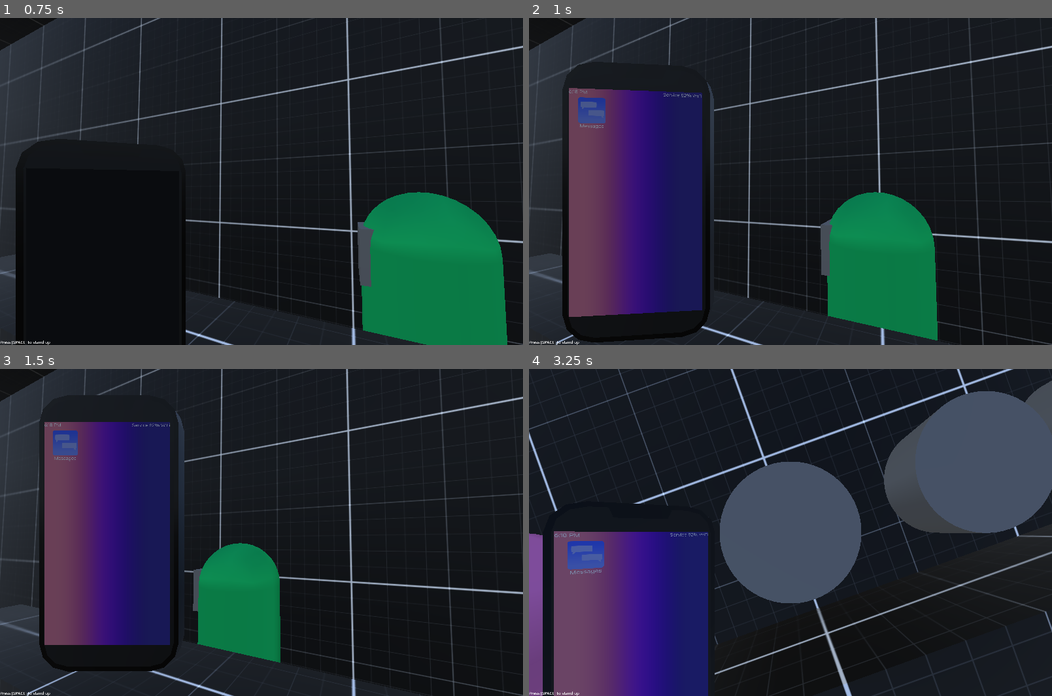
Above: before the commit, frames 1-4 (two rows, left to right).
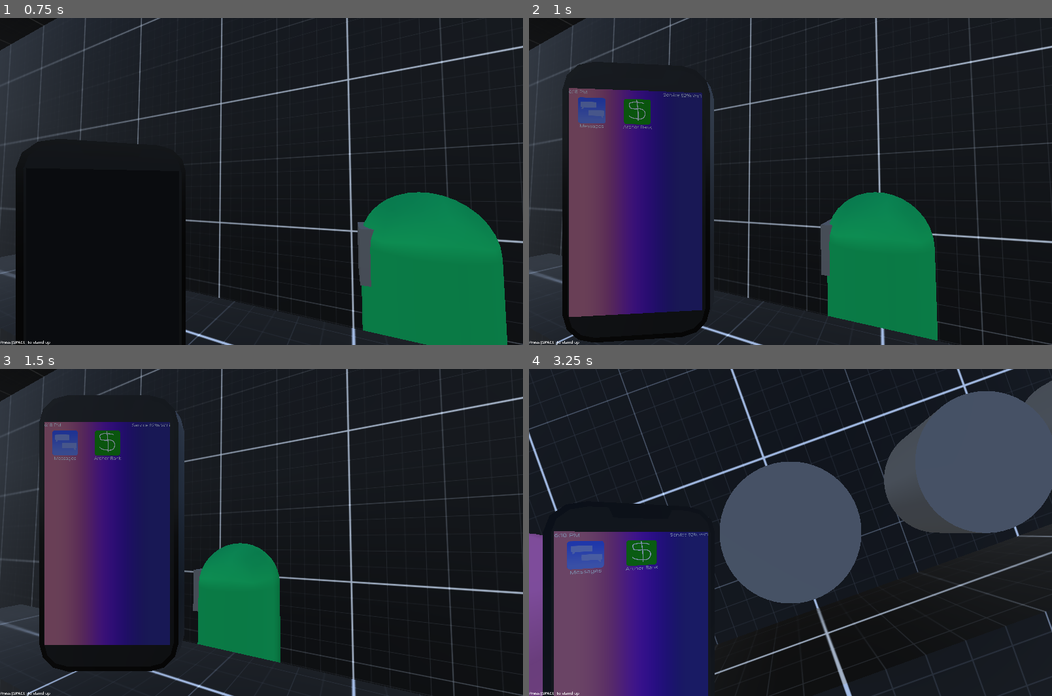
Above: after the commit, the same moments.

Repository: LucasMc17/One-Man-s-Trash
Game: Godot game, scene res://levels/level_01/root.tscn
The game is run twice, just before and just after one commit, with the same random seed, the same clock (stepped at 60 frames per second) and the same inputs. A sky picture missing from this copy of the repository is replaced by a grey-blue gradient.
Inputs (mouse positions are in pixels of both pictures, inside the frame that each line leads up to):
- Up to frame 1 (0.75 s): tap Space (space) at 0.5 s; move the mouse to (287, 181) at 0.52 s; hold W (move_forward) from 0.53 s (still down); hold Tab (phone) from 0.53 s (still down); click (287, 181) at 0.67 s
- Up to frame 2 (1 s): keep holding W (move_forward); keep holding Tab (phone)
- Up to frame 3 (1.5 s): release W (move_forward) at 1.25 s; release Tab (phone) at 1.25 s; tap Space (space) at 1.25 s; drag from (156, 548) to (235, 597) at 1.27 s
- Up to frame 4 (3.25 s): tap Space (space) at 2, 2.75, 2.85 s; move the mouse to (842, 460) at 2.02 s; hold D (move_right) 2.03-2.78 s; hold Tab (phone) 2.03-2.78 s; move the mouse to (785, 539) at 2.77 s; hold W (move_forward) from 2.78 s (still down); click (785, 539) at 2.92 s; tap Tab (phone) at 3.05 s

Frame 1 is identical in both runs. In frame 2, 0.4% of the frame differs, in the area x 9-24%, y 24-34%; in frame 3, 0.4%; in frame 4, 0.5%, in the area x 7-25%, y 52-63%.

Commit message:
new bartender talk tree and new phone state

Diff:
--- /dev/null
+++ b/assets/resources/talk_trees/bartender_chats/bartender_order.tres
@@ -0,0 +1,43 @@
+[gd_resource type="Resource" script_class="TalkTree" load_steps=5 format=3 uid="uid://bss4ohvgq7bp8"]
+
+[ext_resource type="Script" uid="uid://bymb602613n3g" path="res://assets/resources/talk_trees/talk_tree.gd" id="1_lchoe"]
+
+[sub_resource type="Resource" id="Resource_lchoe"]
+script = ExtResource("1_lchoe")
+PROMPT = "Can I get an old fashioned please?"
+DIALOGUE = "You got it."
+PLAYER_OPTIONS = Array[ExtResource("1_lchoe")]([])
+EXIT_OPTION = "Thanks."
+CAMERA_ID = &""
+BEHAVIOR_FLAG = "OldFashioned"
+metadata/_custom_type_script = "uid://bymb602613n3g"
+
+[sub_resource type="Resource" id="Resource_c3xp3"]
+script = ExtResource("1_lchoe")
+PROMPT = "Could I have the IPA?"
+DIALOGUE = "You got it."
+PLAYER_OPTIONS = Array[ExtResource("1_lchoe")]([])
+EXIT_OPTION = "Thanks."
+CAMERA_ID = &""
+BEHAVIOR_FLAG = "IPA"
+metadata/_custom_type_script = "uid://bymb602613n3g"
+
+[sub_resource type="Resource" id="Resource_csfnt"]
+script = ExtResource("1_lchoe")
+PROMPT = "Just give me a shot of tequila please."
+DIALOGUE = "You got it."
+PLAYER_OPTIONS = Array[ExtResource("1_lchoe")]([])
+EXIT_OPTION = "Thanks."
+CAMERA_ID = &""
+BEHAVIOR_FLAG = "TequilaShot"
+metadata/_custom_type_script = "uid://bymb602613n3g"
+
+[resource]
+script = ExtResource("1_lchoe")
+PROMPT = ""
+DIALOGUE = "What can I get you?"
+PLAYER_OPTIONS = Array[ExtResource("1_lchoe")]([SubResource("Resource_lchoe"), SubResource("Resource_c3xp3"), SubResource("Resource_csfnt")])
+EXIT_OPTION = "Actually, I'm ok for the moment."
+CAMERA_ID = &""
+BEHAVIOR_FLAG = ""
+metadata/_custom_type_script = "uid://bymb602613n3g"
--- a/assets/resources/talk_trees/debug_talk_tree.tres
+++ b/assets/resources/talk_trees/debug_talk_tree.tres
@@ -8,6 +8,7 @@
 DIALOGUE = "Ok, jeez..."
 PLAYER_OPTIONS = Array[ExtResource("1_x68lm")]([])
 EXIT_OPTION = "Bye"
+CAMERA_ID = &""
 metadata/_custom_type_script = "uid://bymb602613n3g"
 
 [sub_resource type="Resource" id="Resource_x68lm"]
@@ -16,6 +17,7 @@
 DIALOGUE = "Hello!"
 PLAYER_OPTIONS = Array[ExtResource("1_x68lm")]([])
 EXIT_OPTION = "Bye"
+CAMERA_ID = &""
 metadata/_custom_type_script = "uid://bymb602613n3g"
 
 [resource]
@@ -24,3 +26,4 @@
 DIALOGUE = "Hello, this is dialogue"
 PLAYER_OPTIONS = Array[ExtResource("1_x68lm")]([SubResource("Resource_jr27n"), SubResource("Resource_x68lm")])
 EXIT_OPTION = "Bye"
+CAMERA_ID = &""
--- a/assets/resources/talk_trees/talk_tree.gd
+++ b/assets/resources/talk_trees/talk_tree.gd
@@ -1,7 +1,13 @@
 class_name TalkTree extends Resource
 
+@export_category('Dialog')
 @export_multiline var PROMPT : String
 @export_multiline var DIALOGUE : String
 @export var PLAYER_OPTIONS : Array[TalkTree]
 @export var EXIT_OPTION : String
+
+@export_category('Special Behavior')
+## The unique Name property of the camera to be used for this dialogue line. Will revert to player's POV on next line if it has no unique camera
 @export var CAMERA_ID : StringName
+## A string representing a special flag to be passed into the dialog selected global event to trigger special effects in the global scope
+@export var BEHAVIOR_FLAG : String
--- a/globals/events.gd
+++ b/globals/events.gd
@@ -13,6 +13,9 @@
 ## Signal fired when a player enters conversation with an NPC
 signal conversation_begun(npc : NPC)
 
+## Signal fired when a player selects a dialog option while in conversation with an NPC
+signal dialog_chosen(npc : NPC, behavior_flag : String)
+
 ## Signal fired when a player's conversation is ended
 signal conversation_ended(npc : NPC)
 
--- a/scenes/characters/npcs/bartender/bartender.tscn
+++ b/scenes/characters/npcs/bartender/bartender.tscn
@@ -1,7 +1,7 @@
 [gd_scene load_steps=10 format=3 uid="uid://bctvs0pbevh86"]
 
 [ext_resource type="PackedScene" uid="uid://buguuxwjtfcow" path="res://scenes/characters/npcs/base_npc.tscn" id="1_e6hot"]
-[ext_resource type="Resource" uid="uid://dhok5l5olgn2y" path="res://assets/resources/talk_trees/debug_talk_tree.tres" id="6_d1v5y"]
+[ext_resource type="Resource" uid="uid://bss4ohvgq7bp8" path="res://assets/resources/talk_trees/bartender_chats/bartender_order.tres" id="2_a0avn"]
 [ext_resource type="Script" uid="uid://b1sqa5tyud8nt" path="res://scenes/characters/npcs/states/attention_states/npc_talk_state.gd" id="7_e0apy"]
 [ext_resource type="Script" uid="uid://ckjkuwqqpjt54" path="res://scenes/characters/npcs/states/movement_states/npc_move_state.gd.gd" id="7_mh6sq"]
 [ext_resource type="Script" uid="uid://bunxtellu4roh" path="res://scenes/characters/npcs/states/movement_states/npc_idle_state.gd" id="8_h4q6d"]
@@ -15,11 +15,11 @@
 [sub_resource type="BoxMesh" id="BoxMesh_d1v5y"]
 size = Vector3(0.5, 0.5, 0.5)
 
-[sub_resource type="ViewportTexture" id="ViewportTexture_a0avn"]
+[sub_resource type="ViewportTexture" id="ViewportTexture_0nuxq"]
 viewport_path = NodePath("SubViewport")
 
 [node name="Bartender" instance=ExtResource("1_e6hot")]
-TALK_TREE = ExtResource("6_d1v5y")
+TALK_TREE = ExtResource("2_a0avn")
 
 [node name="MeshInstance3D" parent="." index="2"]
 mesh = SubResource("CapsuleMesh_alpou")
@@ -33,7 +33,7 @@
 ACTOR = NodePath("../..")
 metadata/_custom_type_script = "uid://b1sqa5tyud8nt"
 
-[node name="MovementStateMachine" parent="." index="5" node_paths=PackedStringArray("CURRENT_STATE")]
+[node name="MovementStateMachine" parent="." index="4" node_paths=PackedStringArray("CURRENT_STATE")]
 CURRENT_STATE = NodePath("MoveToPointA")
 
 [node name="MoveToPointA" type="Node" parent="MovementStateMachine" index="1" node_paths=PackedStringArray("NEXT_STATE", "ACTOR")]
@@ -63,7 +63,7 @@
 ACTOR = NodePath("../..")
 metadata/_custom_type_script = "uid://bunxtellu4roh"
 
-[node name="DebugLabel" parent="." index="6"]
-texture = SubResource("ViewportTexture_a0avn")
+[node name="DebugLabel" parent="." index="5"]
+texture = SubResource("ViewportTexture_0nuxq")
 
 [connection signal="interacted" from="Interactable" to="." method="_on_interactable_interacted"]
--- a/scenes/characters/player/phone/phone_ui/phone_ui.tscn
+++ b/scenes/characters/player/phone/phone_ui/phone_ui.tscn
@@ -14,6 +14,8 @@
 [ext_resource type="Resource" uid="uid://dv8ce25mon2xc" path="res://assets/resources/contacts/amanda_contact.tres" id="7_qm7od"]
 [ext_resource type="Script" uid="uid://ccwb0p4od4hq2" path="res://scenes/characters/player/phone/phone_states/phone_chat_state.gd" id="9_35ghu"]
 [ext_resource type="Script" uid="uid://cvbeqhcm51h3j" path="res://scenes/characters/player/phone/phone_states/phone_chats_state.gd" id="10_dqcrv"]
+[ext_resource type="PackedScene" uid="uid://lbymbtpxu5dl" path="res://scenes/characters/player/phone/phone_ui/screens/bank_screen/bank_screen.tscn" id="10_v3qjb"]
+[ext_resource type="Script" uid="uid://cvg0s8mggcbw" path="res://scenes/characters/player/phone/phone_states/phone_ui_state.gd" id="16_8ja7m"]
 
 [sub_resource type="Curve" id="Curve_3dmou"]
 _data = [Vector2(0.0948276, 0.866255), 0.0, 0.0, 0, 0, Vector2(0.781609, 0.206972), 0.0, 0.0, 0, 0]
@@ -79,6 +81,12 @@
 offset_right = 0.0
 offset_bottom = 0.0
 
+[node name="BankScreen" parent="Screens" instance=ExtResource("10_v3qjb")]
+visible = false
+layout_mode = 1
+offset_right = 0.0
+offset_bottom = 0.0
+
 [node name="TopBar" parent="." instance=ExtResource("1_3dmou")]
 layout_mode = 2
 anchors_preset = 0
@@ -106,3 +114,9 @@
 script = ExtResource("10_dqcrv")
 SCREEN = NodePath("../../Screens/ChatsScreen")
 metadata/_custom_type_script = "uid://cvbeqhcm51h3j"
+
+[node name="BankState" type="Node" parent="StateMachine" node_paths=PackedStringArray("SCREEN")]
+script = ExtResource("16_8ja7m")
+SCREEN = NodePath("../../Screens/BankScreen")
+SHOULD_POP_UP = true
+metadata/_custom_type_script = "uid://cvg0s8mggcbw"
--- /dev/null
+++ b/scenes/characters/player/phone/phone_ui/screens/bank_screen/bank_screen.tscn
@@ -0,0 +1,28 @@
+[gd_scene load_steps=3 format=3 uid="uid://lbymbtpxu5dl"]
+
+[ext_resource type="PackedScene" uid="uid://cxym2k2saibfc" path="res://scenes/characters/player/phone/phone_ui/screens/base_screen.tscn" id="1_b0uet"]
+
+[sub_resource type="StyleBoxFlat" id="StyleBoxFlat_b0uet"]
+bg_color = Color(0.920995, 0.920995, 0.920995, 1)
+
+[node name="BankScreen" instance=ExtResource("1_b0uet")]
+
+[node name="ColorRect" parent="." index="0"]
+color = Color(0.371581, 0.447824, 0.723557, 1)
+
+[node name="VBoxContainer" type="VBoxContainer" parent="MarginContainer" index="0"]
+layout_mode = 2
+
+[node name="Label" type="Label" parent="MarginContainer/VBoxContainer" index="0"]
+layout_mode = 2
+text = "Checking Account - 0758"
+
+[node name="Panel" type="PanelContainer" parent="MarginContainer/VBoxContainer" index="1"]
+layout_mode = 2
+
+[node name="Label" type="Label" parent="MarginContainer/VBoxContainer/Panel" index="0"]
+layout_mode = 2
+theme_override_colors/font_color = Color(0, 0, 0, 1)
+theme_override_font_sizes/font_size = 75
+theme_override_styles/normal = SubResource("StyleBoxFlat_b0uet")
+text = "$45.62"
--- a/scenes/characters/player/phone/phone_ui/screens/home_screen.tscn
+++ b/scenes/characters/player/phone/phone_ui/screens/home_screen.tscn
@@ -1,8 +1,9 @@
-[gd_scene load_steps=4 format=3 uid="uid://bxh10ihs33o6w"]
+[gd_scene load_steps=5 format=3 uid="uid://bxh10ihs33o6w"]
 
 [ext_resource type="PackedScene" uid="uid://cxym2k2saibfc" path="res://scenes/characters/player/phone/phone_ui/screens/base_screen.tscn" id="1_p8rtc"]
 [ext_resource type="PackedScene" uid="uid://cnmyg05m7fvbd" path="res://scenes/characters/player/phone/phone_ui/phone_icon.tscn" id="2_exoml"]
 [ext_resource type="Script" uid="uid://ueycmsty2fe4" path="res://scenes/characters/player/phone/phone_ui/screens/home_screen.gd" id="2_u6eor"]
+[ext_resource type="Texture2D" uid="uid://clj78yiq0r67u" path="res://assets/images/bank_app_icon.png" id="4_m06wh"]
 
 [node name="HomeScreen" instance=ExtResource("1_p8rtc")]
 script = ExtResource("2_u6eor")
@@ -26,3 +27,9 @@
 layout_mode = 2
 APP_NAME = "Messages"
 STATE_NAME = "ChatsState"
+
+[node name="BankIcon" parent="MarginContainer/ScrollContainer/IconContainer" index="1" instance=ExtResource("2_exoml")]
+layout_mode = 2
+texture_normal = ExtResource("4_m06wh")
+APP_NAME = "Archer Bank"
+STATE_NAME = "BankState"
--- a/scenes/ui/dialogue/dialogue_option.gd
+++ b/scenes/ui/dialogue/dialogue_option.gd
@@ -10,3 +10,4 @@
 		Global.PLAYER.exit_dialogue()
 	else:
 		option_clicked.emit(TALK_TREE)
+		Events.dialog_chosen.emit(Global.PLAYER.talking_to, TALK_TREE.BEHAVIOR_FLAG)
Binary file added: assets/images/bank_app_icon.png
Not shown, added: assets/images/bank_app_icon.png.import
Not shown: 1 places in scenes/characters/player/phone/phone_ui/phone_ui.tscn that only renumber resources
Not shown, added: assets/images/krita/bank_app_icon.kra
